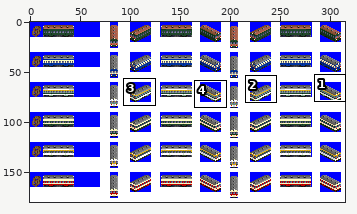
One commit to this sprite sheet: src/locomotive/bidulgi/BIDULGI_CDC.png. The picture above shows the old version from afar; the outline marks the close-up.
Close-up. As it was:
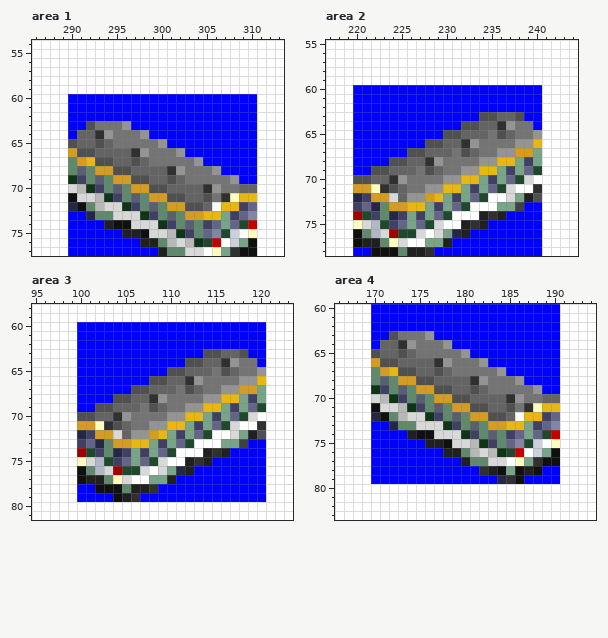
The file is 315x180 pixels. Colours within 5 levels of each other are drawn and written as one. Shown: area 1: x 286..313, y 54..77; area 2: x 217..244, y 55..78; area 3: x 95..123, y 58..81; area 4: x 166..194, y 60..83.
The same view after the edit:
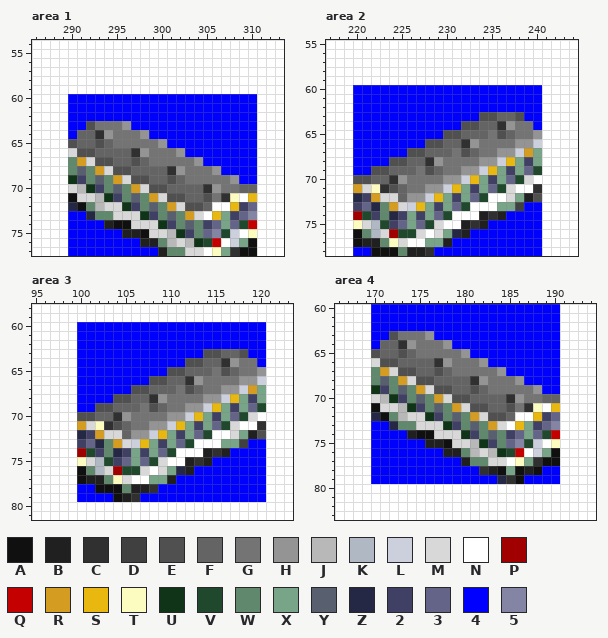
Palette (. is transparent): A #101010  B #202020  C #303030  D #404040  E #505050  F #646464  G #747474  H #949494  J #b8b8b8  K #b0b8c4  L #ccd0dc  M #d8d8d8  N #ffffff  P #a00000  Q #c40000  R #d49c20  S #e8b810  T #fcfcc0  U #103418  V #20482c  W #60886c  X #78a488  Y #586070  Z #242844  2 #404064  3 #646488  4 #0000ff  5 #8484a4
Commit: Fix #479: Graphic error of Bidulgi locomotives
From old to new:
Area 1:
Colour R gives way to colour M in row 66 at x 290; in row 68 at x 294; in row 69 at x 296; in row 70 at x 298; in row 71 at x 300; in row 72 at x 302.
Colour R gives way to colour M in row 73 at x 304.
Colour S gives way to colour M in row 67 at x 292.
Colour S gives way to colour N in row 71 at x 309; in row 72 at x 307; in row 73 at x 305.
Area 2:
Colour R gives way to colour L in row 67 at x 238; in row 72 at x 228.
Colour S gives way to colour L in row 66 at x 240; in row 68 at x 236; in row 69 at x 234; in row 70 at x 232; in row 71 at x 230; in row 73 at x 226.
Colour R gives way to colour M in row 71 at x 221; in row 72 at x 223; in row 73 at x 225.
Area 3:
Colour R gives way to colour L in row 67 at x 118; in row 72 at x 108.
Colour S gives way to colour L in row 66 at x 120; in row 68 at x 116; in row 69 at x 114; in row 70 at x 112; in row 71 at x 110; in row 73 at x 106.
Colour R gives way to colour M in row 71 at x 101; in row 72 at x 103; in row 73 at x 105.
Area 4:
Colour R gives way to colour M in row 66 at x 170; in row 68 at x 174; in row 69 at x 176; in row 70 at x 178; in row 71 at x 180; in row 72 at x 182.
Colour R gives way to colour M in row 73 at x 184.
Colour S gives way to colour M in row 67 at x 172.
Colour S gives way to colour N in row 71 at x 189; in row 72 at x 187; in row 73 at x 185.
Where, in picture pixels (left, top, right, bottom), the same in both close-ups:
changed: (68, 148, 248, 220)
changed: (362, 139, 542, 211)
changed: (86, 376, 266, 448)
changed: (371, 358, 551, 430)
